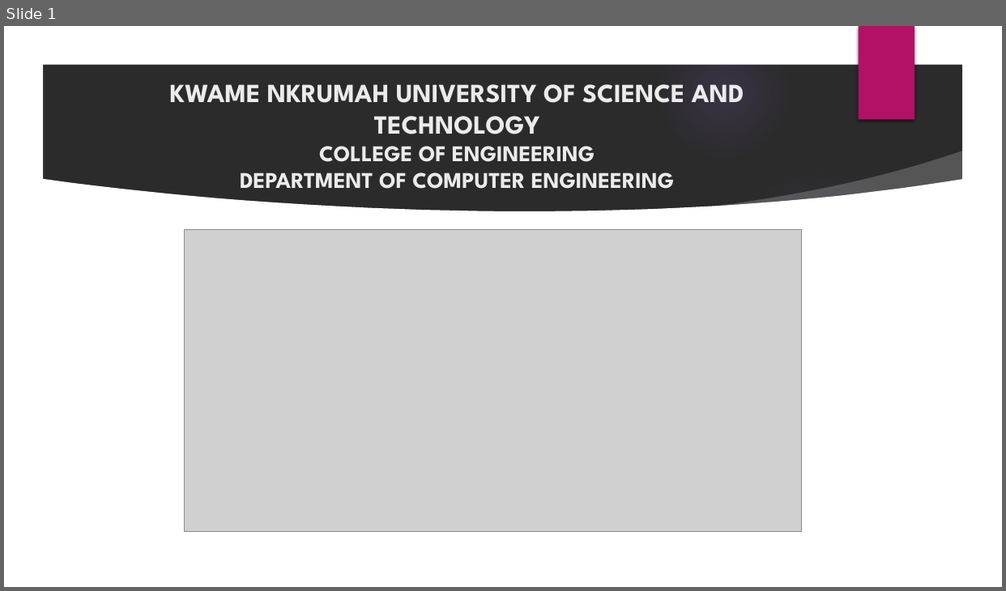
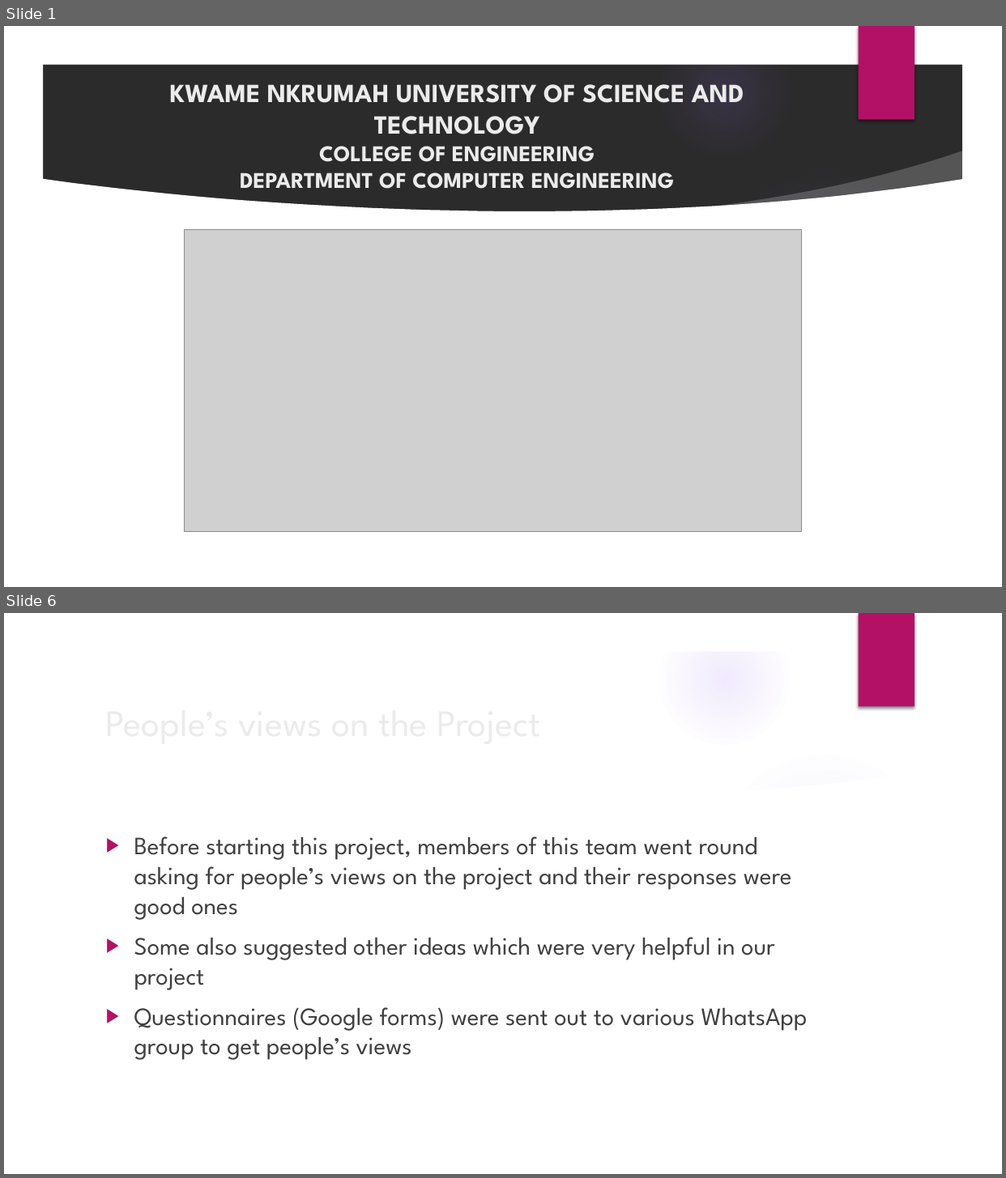
Before and after one commit to ks-manu/Mannschaft_KNUST, a slide deck: Documents/MannschaftPresentation.pptx. Shown one above the other, each under a label of ours: slide 1 before the commit, slides 1 and 6 after it; the slides between them are not shown. The pictures are 1006x591 and 1006x1178 pixels, drawn with LibreOffice and Linux fonts; fonts in the diff are those of the drawing; grey boxes stand for pictures; background and template pictures are left out; a plain dark background stands for a picture behind light text. Boxes give left, top, right and bottom in pixels: in the first picture for what was removed or moved away, otherwise in the second. Text is boxed around its words. In the diff, an @@ line names an element or a change of style, - is before the commit and + after.

```diff
--- a/Documents/MannschaftPresentation.pptx
+++ b/Documents/MannschaftPresentation.pptx
@@ slide 6 added at bbox=[4, 613, 1002, 1174], background picture (left out); not listed: 9 template elements that a slide beside it also shows @@
@@ text added at bbox=[134, 837, 808, 1060], 24 pt, text #404040 @@
+▶ Before starting this project, members of this team went round asking for people’s views on the project and their responses were good ones
+▶ Some also suggested other ideas which were very helpful in our project
+▶ Questionnaires (Google forms) were sent out to various WhatsApp group to get people’s views
@@ title added at bbox=[241, 859, 533, 890], 36 pt, text #EBEBEB @@
+People’s views on the Project
```
Also in this commit, not shown: 8 slides changed, 9 other slides added, 3 other files.
